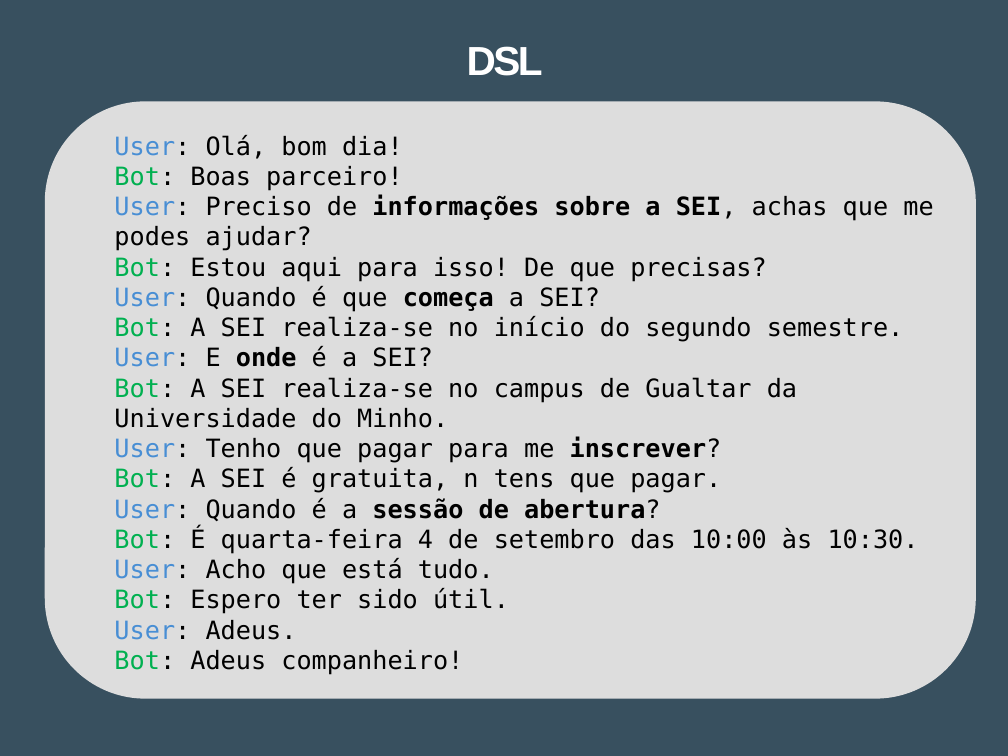
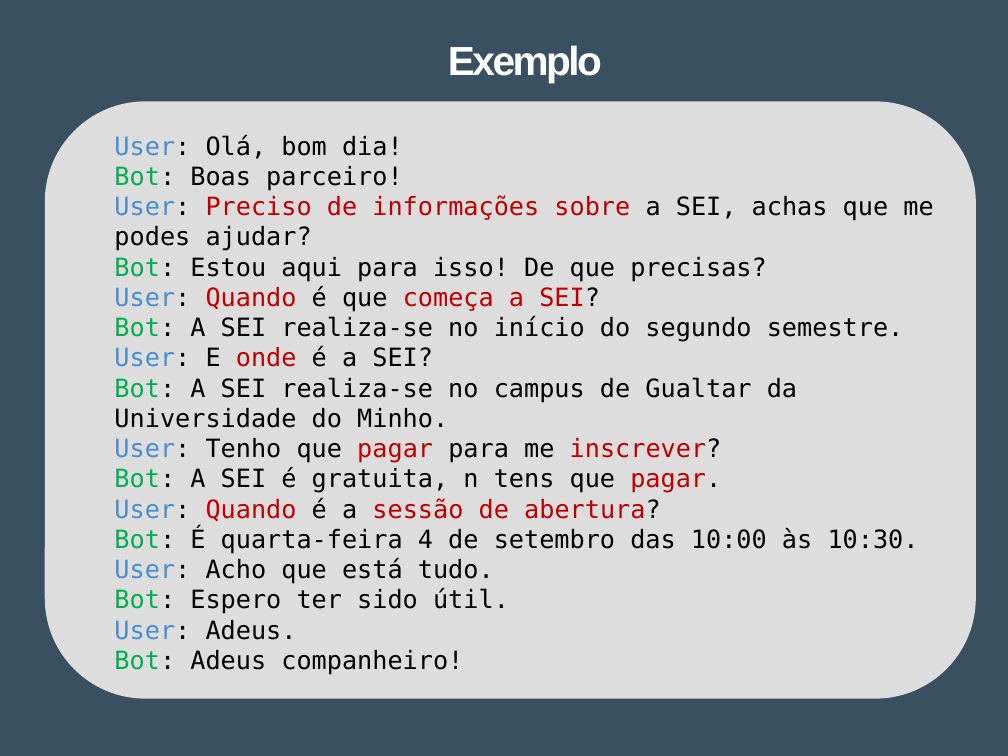
Before and after one commit to Tibblue/PLC, a slide deck: slide 3 of LEI/apresentações/checkpoint2/apresLEI_grupo47.pptx. Drawn at 1008x756 pixels with LibreOffice and Linux fonts; fonts in the diff are those of the drawing. Boxes give left, top, right and bottom in pixels: in the first picture for what was removed or moved away, otherwise in the second. Text is boxed around its words. In the diff, an @@ line names an element or a change of style, - is before the commit and + after.

```diff
--- a/LEI/apresentações/checkpoint2/apresLEI_grupo47.pptx
+++ b/LEI/apresentações/checkpoint2/apresLEI_grupo47.pptx
@@ title at (448,45,602,82): text changed @@
-DSL
+Exemplo
@@ text at (114,195,933,521): text colour #000000 to #C00000 in "Preciso de informações sobre", "Quando começa a SEI?", "onde", "pagar inscrever?" and 2 more places; bold off in "informações sobre a SEI,", "começa", "onde", "inscrever?" and 1 more places @@
```
Also in this commit, not shown: 2 other slides changed.
